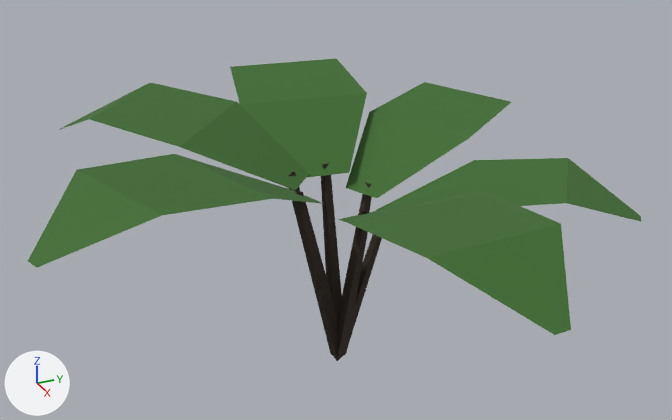
The glTF model godot/assets/parts/草_09.glb as it was, and as the next commit left it.
The view is the same before and after, from a 50 mm camera at (2.033, -0.903, 1.51) aimed at (-0.042, 0.031, 0.472). Arrows for +X, +Y and +Z are at lower left; the lights stay in place. The first picture is the older version.

Objects in the first picture: '草_09'.
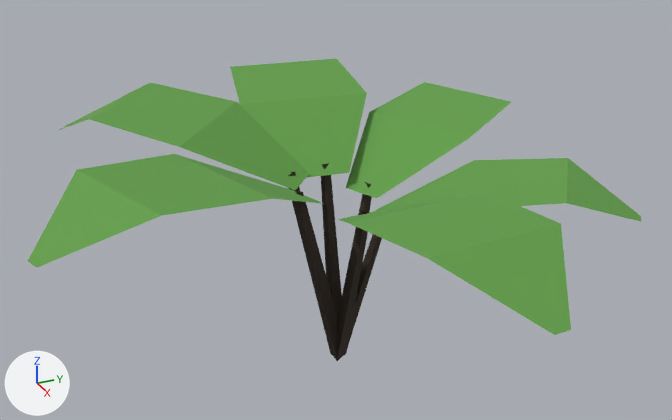
The change in detail:
Material 'leaf_mid' (mat_leaf_mid) changes colour from dark green #3e6c2e to green #629e48; in linear values from (0.0482, 0.15, 0.0273) to (0.122, 0.342, 0.0648).

Where the change shows, as pixel boxes (x1, y1, x2, y2) in the pictures (672 x 420 px):
'草_09', recoloured (dark green to green): (28, 58, 641, 335) in both
